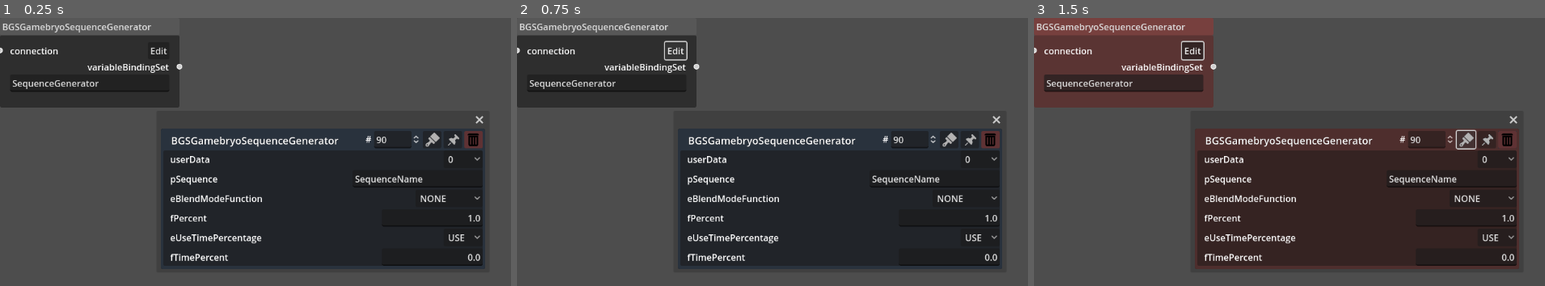
Above: before the commit, frames 1-3 (left to right).
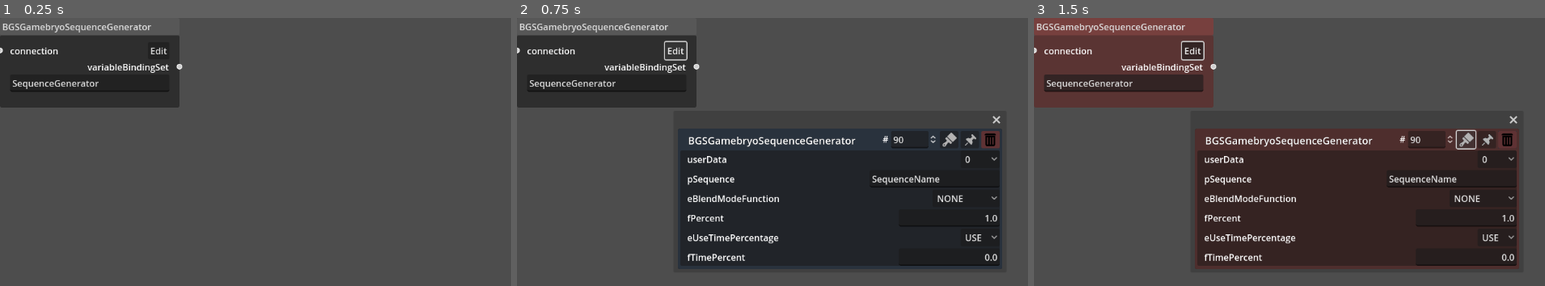
Above: after the commit, the same moments.

Repository: NeoExperiences/BehaviorNodeGraphTool
Game: Godot game, scene res://Nodes/BGSGamebryoSequenceGeneratorScene.tscn
The game is run twice, just before and just after one commit, with the same random seed, the same clock (stepped at 60 frames per second) and the same inputs. This scene is started directly instead of the project's main scene.
Inputs (mouse positions are in pixels of both pictures, inside the frame that each line leads up to):
- Up to frame 1 (0.25 s): no input
- Up to frame 2 (0.75 s): click "Edit" at 0.5 s
- Up to frame 3 (1.5 s): click (1468, 138) at 1.25 s

The runs differ from the first frame. In frame 1, 33% of the frame differs, in the area x 31-95%, y 36-94%; in frame 2, nothing differs; in frame 3, nothing differs.

Commit message:
Fixed an issue regarding importing transition effects.

Diff:
--- a/Nodes/BGSGamebryoSequenceGeneratorScene.tscn
+++ b/Nodes/BGSGamebryoSequenceGeneratorScene.tscn
@@ -71,7 +71,6 @@
 transparent_bg = true
 initial_position = 1
 size = Vector2i(578, 251)
-visible = true
 borderless = false
 
 [node name="VBoxContainer" type="VBoxContainer" parent="DataPopupPanel"]
--- a/Scripts/behavior_parser.gd
+++ b/Scripts/behavior_parser.gd
@@ -1121,8 +1121,6 @@
 			file.store_string('            <hkparam name="selfTransitionMode">SELF_TRANSITION_MODE_RESET</hkparam>\r\n')
 		3:
 			file.store_string('            <hkparam name="selfTransitionMode">SELF_TRANSITION_MODE_BLEND</hkparam>\r\n')
-		_:
-			file.store_string('            <hkparam name="selfTransitionMode">SELF_TRANSITION_MODE_CONTINUE_IF_CYCLIC_BLEND_IF_ACYCLIC</hkparam>\r\n')
 	match transition.transitionEventMode:
 		0:
 			file.store_string('            <hkparam name="eventMode">EVENT_MODE_DEFAULT</hkparam>\r\n')
@@ -1132,8 +1130,6 @@
 			file.store_string('            <hkparam name="eventMode">EVENT_MODE_IGNORE_FROM_GENERATOR</hkparam>\r\n')
 		3:
 			file.store_string('            <hkparam name="eventMode">EVENT_MODE_IGNORE_TO_GENERATOR</hkparam>\r\n')
-		_:
-			file.store_string('            <hkparam name="eventMode">EVENT_MODE_DEFAULT</hkparam>\r\n')
 	file.store_string('            <!-- defaultEventMode SERIALIZE_IGNORED -->\r\n')
 	file.store_string('            <!-- patchedBindingInfo SERIALIZE_IGNORED -->\r\n')
 	file.store_string('            <!-- fromGenerator SERIALIZE_IGNORED -->\r\n')
@@ -1151,15 +1147,11 @@
 			file.store_string('            <hkparam name="flags">FLAG_IGNORE_TO_WORLD_FROM_MODEL</hkparam>\r\n')
 		4:
 			file.store_string('            <hkparam name="flags">FLAG_IGNORE_TO_WORLD_FROM_MODEL_ROTATION</hkparam>\r\n')
-		_:
-			file.store_string('            <hkparam name="flags">FLAG_NONE</hkparam>\r\n')
 	match transition.transitionEndMode:
 		0:
 			file.store_string('            <hkparam name="endMode">END_MODE_NONE</hkparam>\r\n')
 		1:
 			file.store_string('            <hkparam name="endMode">END_MODE_TRANSITION_UNTIL_END_OF_FROM_GENERATOR</hkparam>\r\n')
-		_:
-			file.store_string('            <hkparam name="endMode">END_MODE_NONE</hkparam>\r\n')
 	file.store_string('            <hkparam name="blendCurve">' + str(transition.transitionBlendCurve) + '</hkparam>\r\n')
 	file.store_string('            <hkparam name="alignmentBone">65535</hkparam>\r\n')
 	file.store_string('            <!-- fromPos SERIALIZE_IGNORED -->\r\n')
--- a/Scripts/xml_import.gd
+++ b/Scripts/xml_import.gd
@@ -967,13 +967,13 @@
 			elif object.children[3].content == "SELF_TRANSITION_MODE_BLEND":
 				transitionData.transitionSelfTransitionMode = 3
 			if object.children[4].content == "EVENT_MODE_DEFAULT":
-				transitionData.transitionEndMode = 0
+				transitionData.transitionEventMode = 0
 			elif object.children[4].content == "EVENT_MODE_PROCESS_ALL":
-				transitionData.transitionEndMode = 1
+				transitionData.transitionEventMode = 1
 			elif object.children[4].content == "EVENT_MODE_IGNORE_FROM_GENERATOR":
-				transitionData.transitionEndMode = 2
+				transitionData.transitionEventMode = 2
 			elif object.children[4].content == "EVENT_MODE_IGNORE_TO_GENERATOR":
-				transitionData.transitionEndMode = 3
+				transitionData.transitionEventMode = 3
 			if object.children[7].content == "FLAG_NONE":
 				transitionData.transitionFlags = 0
 			elif object.children[7].content == "FLAG_IGNORE_FROM_WORLD_FROM_MODEL":
